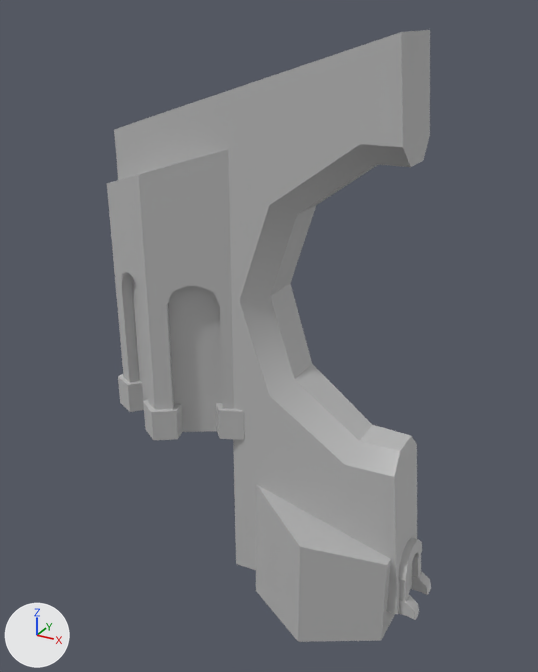
The FBX model Assets/johans_art/fortress_01.fbx, before and after one commit.
Before and after are seen from a camera (50 mm lens) standing at (0.131, -0.337, 0.314) and looking at (-0.053, -0.002, 0.147). The axes (+X, +Y, +Z) are drawn at lower left. The lights are the same throughout. Where no turn or scale is listed for an object, it has been applied to the vertices. Vertices at the same position are counted once.

Before the edit, the objects in view are built like this:
```python
me_mesh = bpy.data.meshes.new('Mesh')
me_mesh.from_pydata(...)  # 359 vertices, 274 faces; spans x -0.145..0.048, y -0.051..0.051, z -0.017..0.306
me_mesh.materials.append(mat_lambert1)  # grey #bcbcbc
# before: 313 (0.03, 0.009, 0.101) at pixel (411, 435), 314 (0.031, 0.018, 0.091) at pixel (416, 444), 321 (0.03, -0.009, 0.101) at pixel (400, 450), 322 (0.031, -0.018, 0.091) at pixel (394, 476), 332 (0.039, -0.018, 0.0) at pixel (397, 614)
# before: 333 (0.039, 0.018, 0.0), 339 (0.004, 0.02, 0.0), 340 (0.004, -0.02, 0.0), 347 (-0.063, 0.026, 0.0), 349 (-0.063, -0.026, 0.0) at pixel (236, 563)
ob_fortress_01 = bpy.data.objects.new('fortress_01', me_mesh)
ob_fortress_01.location = (0.0, 0.0, 0.0)
```
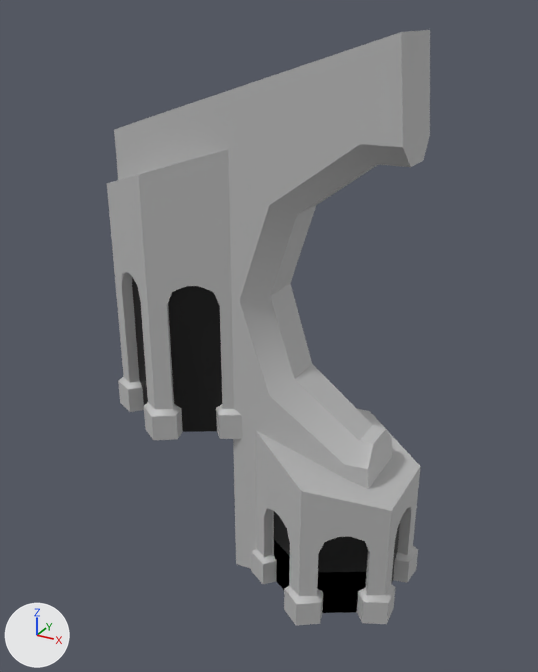
What the commit changed:
Material 'door_m' (mat_door_m) is new.
Its base color is (0.0, 0.0, 0.0) (black #000000).
me_mesh is used by ob_fortress_01; location (0.0, 0.0, 0.0).
Verts and faces of me_mesh; kept vertices keep their numbers, new ones are numbered from 359.
me_mesh had 359 vertices, 274 faces and spanned x -0.145..0.048, y -0.051..0.051, z -0.017..0.306.
me_mesh now has 417 vertices, 309 faces and spans x -0.145..0.035, y -0.051..0.051, z -0.002..0.306.
me_mesh part 1: the loose piece of 12 vertices spanning x -0.05..0.032, y -0.047..0.047, z -0.017..0.064 is rebuilt with 170 vertices and now spans x -0.053..0.035, y -0.051..0.051, z -0.002..0.099.
me_mesh part 2: the loose piece of 68 vertices spanning x 0.032..0.048, y -0.015..0.015, z -0.002..0.038 is deleted.
Part 3, on me_mesh:
46 vertices are removed from x -0.142..-0.056, y -0.047..0.047, z 0.091..0.253.
50 faces are deleted.
24 vertices in x -0.145..-0.069, y -0.051..0.051, z 0.11 move by (0.0, 0.0, -0.003).
2 vertices move from x -0.059, y 0.0, z 0.11 to x -0.056, y -0.024..0.024, z 0.107.
2 vertices are added at (-0.056, -0.024, 0.091), (-0.056, 0.024, 0.091).
11 new faces join them, mat_lambert1 (grey #bcbcbc).
Part 4, on me_mesh:
Faces deleted: (332, 340, 339, 333), (339, 340, 349, 347).
Vertices 313, 314, 321, 322, 332, 333 move by (-0.015, 0.0, 0.0).
New vertex 359 is at (-0.014, 0.037, -0.002).
New vertex 360 is at (-0.038, 0.023, -0.002).
New vertex 361 is at (0.021, 0.023, -0.002).
New vertex 362 is at (-0.003, 0.037, -0.002).
New vertex 363 is at (0.026, -0.014, -0.002).
New vertex 364 is at (0.026, 0.014, -0.002).
New vertices 365 to 370 stand at vertices 359 to 364, in that order, plus (0.0, 0.0, 0.059).
New faces: (359, 360, 366, 365), (361, 362, 368, 367), (363, 364, 370, 369) (mat_door_m (black #000000)).
me_mesh part 5: 5 faces spanning x -0.136..-0.071, y -0.037..0.037, z 0.091..0.182 switch from mat_lambert1 (grey #bcbcbc) to mat_door_m (black #000000).

What differs and where, as boxes [x1, y1, x2, y2] in the pictures (538 x 672 px; the box of a moved part takes in the faces that stretch with it):
'fortress_01', reshaped
    before: [107, 30, 431, 642]
    after: [107, 30, 430, 625]
part 1 of me_mesh, rebuilt
    before: [256, 484, 395, 642]
    after: [251, 409, 421, 625]
part 2 of me_mesh, deleted
    before: [398, 538, 431, 620]
part 3 of me_mesh, cut back
    before: [118, 163, 244, 440]
    after: [118, 163, 242, 440]
part 4 of me_mesh, moved or reshaped
    before: [342, 425, 417, 614]
    after: [344, 425, 400, 583]
part 5 of me_mesh, recoloured (grey to black)
    both: [132, 278, 222, 432]
